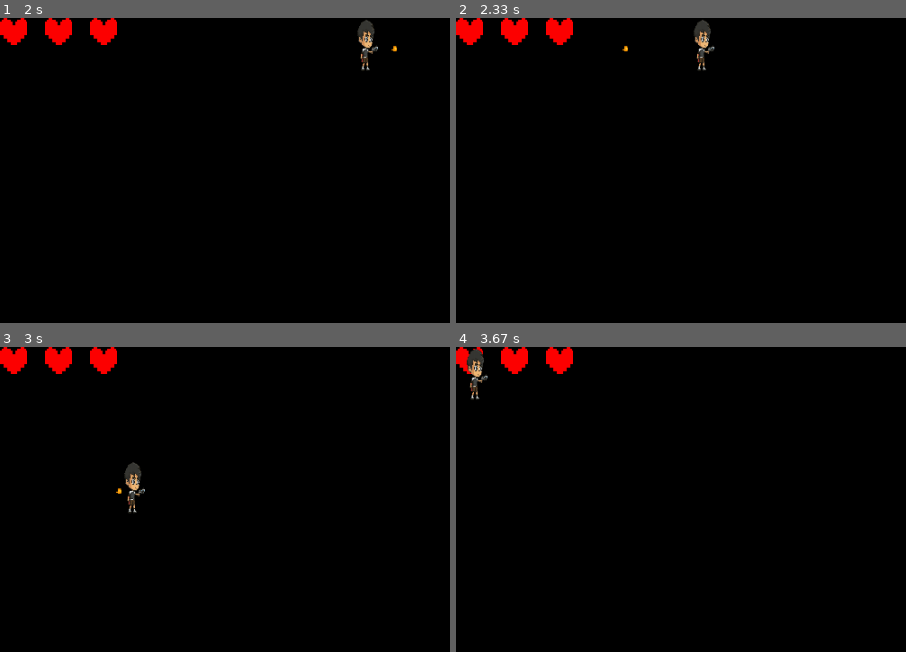
Above: before the commit, frames 1-4 (two rows, left to right).
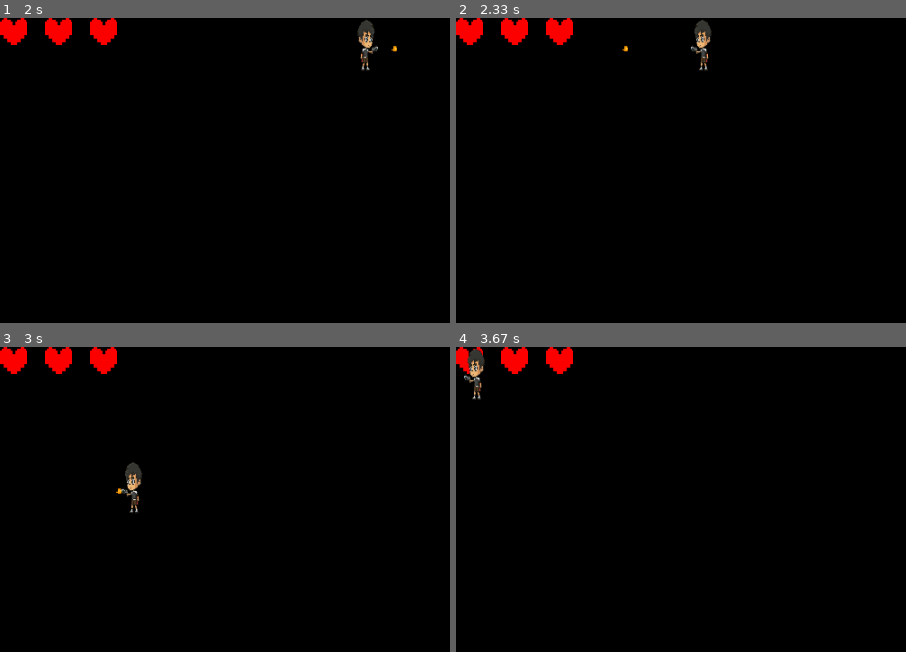
Above: after the commit, the same moments.

Repository: code-n-cry/pygame-tutoring-project
Game: pygame game, started from game.py
The game is run twice, just before and just after one commit, with the same random seed, the same clock (stepped at 60 frames per second) and the same inputs.
Inputs (mouse positions are % of the whole screen's width and height, from its top left):
- Up to frame 1 (2 s): click "Начать игру" at 0.38 s; hold D 0.67-1.13 s; move the mouse to (46, 64) at 0.7 s; hold W 1.17-1.47 s; move the mouse to (50, 67) at 1.2 s; tap Space at 1.23, 1.57, 1.87 s; hold D 1.5-1.97 s; move the mouse to (60, 85) at 1.53 s
- Up to frame 2 (2.33 s): hold A from 2 s (still down); move the mouse to (19, 87) at 2.03 s; tap Space at 2.07 s
- Up to frame 3 (3 s): tap Space at 2.37, 2.63, 2.97 s; release A at 2.53 s; hold S 2.57-2.87 s; move the mouse to (outside the picture) at 2.6 s; hold A from 2.9 s (still down); move the mouse to (24, 15) at 2.93 s
- Up to frame 4 (3.67 s): tap Space at 3.27, 3.4 s; release A at 3.3 s; hold W from 3.33 s (still down); move the mouse to (26, 36) at 3.37 s
The pictures show only the part of the screen within x 0-50%, y 0-50%; the shares and areas given below are measured in that part.

Frame 1 is identical in both runs. In frame 2, 0.3% of the frame differs, in the area x 52-58%, y 1-18%; in frame 3, 0.3%; in frame 4, 0.3%, in the area x 1-8%, y 1-18%.

Commit message:
player rotate

Diff:
--- a/asd.py
+++ /dev/null
@@ -1,15 +0,0 @@
-for i in range(wall_count):
-    x = random.randint(100, 800)
-    y = random.randint(100, 750)
-    overlap = True
-    wall = Wall(x, y)
-    while overlap:
-        overlap = False
-        for i in wall_group:
-            x = random.randint(100, 800)
-            y = random.randint(100, 750)
-            wall = Wall(x, y)
-            if pygame.sprite.collide_rect(wall, i):
-                overlap = True
-        coords.append([x, y])
-    wall_group.add(wall)
--- a/game.py
+++ b/game.py
@@ -33,6 +33,7 @@
         self.player_life = 3
         self.alive = True
         self.jump_timer = 12
+        self.right = True
         self.image = pygame.image.load("images/player.png")
         self.image = pygame.transform.scale(self.image, (30, 60))
         self.rect = self.image.get_rect()
@@ -46,9 +47,15 @@
             if pressed_keys[pygame.K_d] and self.rect.x + 30 < WIDTH:
                 self.speed_x = 7
                 self.rect.x += self.speed_x
+                if not self.right:
+                    self.right = True
+                    self.image = pygame.transform.flip(self.image, True, False)
             if pressed_keys[pygame.K_a] and self.rect.x > 10:
                 self.speed_x = -7
                 self.rect.x += self.speed_x
+                if self.right:
+                    self.right = False
+                    self.image = pygame.transform.flip(self.image, True, False)
             if pressed_keys[pygame.K_s] and self.rect.y + 60 < HEIGHT:
                 self.rect.y += self.speed_y
             if pressed_keys[pygame.K_w] and self.rect.y > 0:
